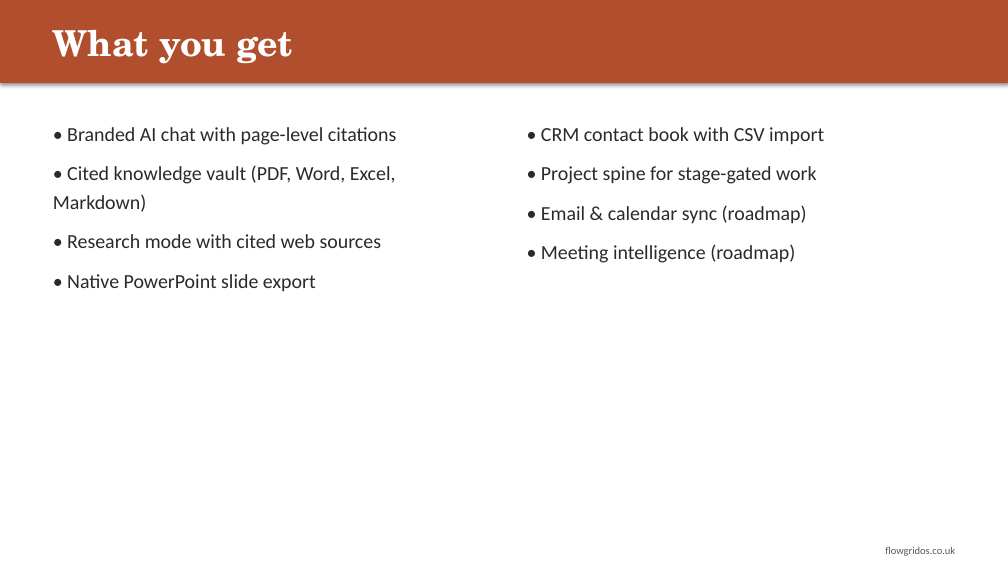
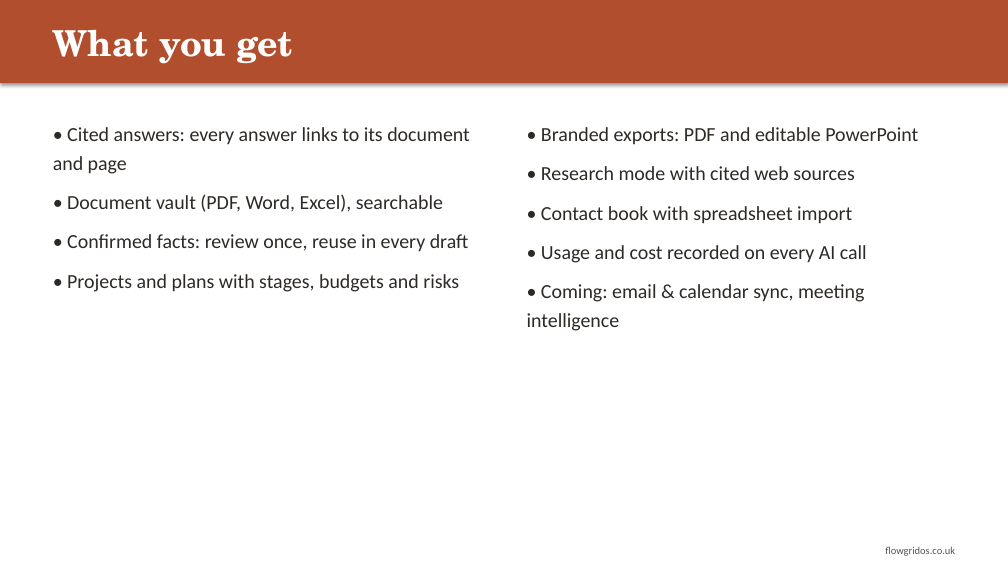
Before and after one commit to CliveStruv56/operations-engine, a slide deck: slide 4 of docs/flowgrid-os-customer-deck.pptx. Drawn at 1008x567 pixels with LibreOffice and Linux fonts; fonts in the diff are those of the drawing. Boxes give left, top, right and bottom in pixels: in the first picture for what was removed or moved away, otherwise in the second. Text is boxed around its words. In the diff, an @@ line names an element or a change of style, - is before the commit and + after.

```diff
--- a/docs/flowgrid-os-customer-deck.pptx
+++ b/docs/flowgrid-os-customer-deck.pptx
@@ text at (x1=53, y1=127, x2=470, y2=292): text changed @@
-• Branded AI chat with page-level citations
-• Cited knowledge vault (PDF, Word, Excel, Markdown)
-• Research mode with cited web sources
-• Native PowerPoint slide export
+• Cited answers: every answer links to its document and page
+• Document vault (PDF, Word, Excel), searchable
+• Confirmed facts: review once, reuse in every draft
+• Projects and plans with stages, budgets and risks
@@ text at (x1=527, y1=127, x2=918, y2=331): text changed @@
-• CRM contact book with CSV import
-• Project spine for stage-gated work
-• Email & calendar sync (roadmap)
-• Meeting intelligence (roadmap)
+• Branded exports: PDF and editable PowerPoint
+• Research mode with cited web sources
+• Contact book with spreadsheet import
+• Usage and cost recorded on every AI call
+• Coming: email & calendar sync, meeting intelligence
```
Also in this commit, not shown: 5 other slides changed, 1 slide removed, 6 other files.
